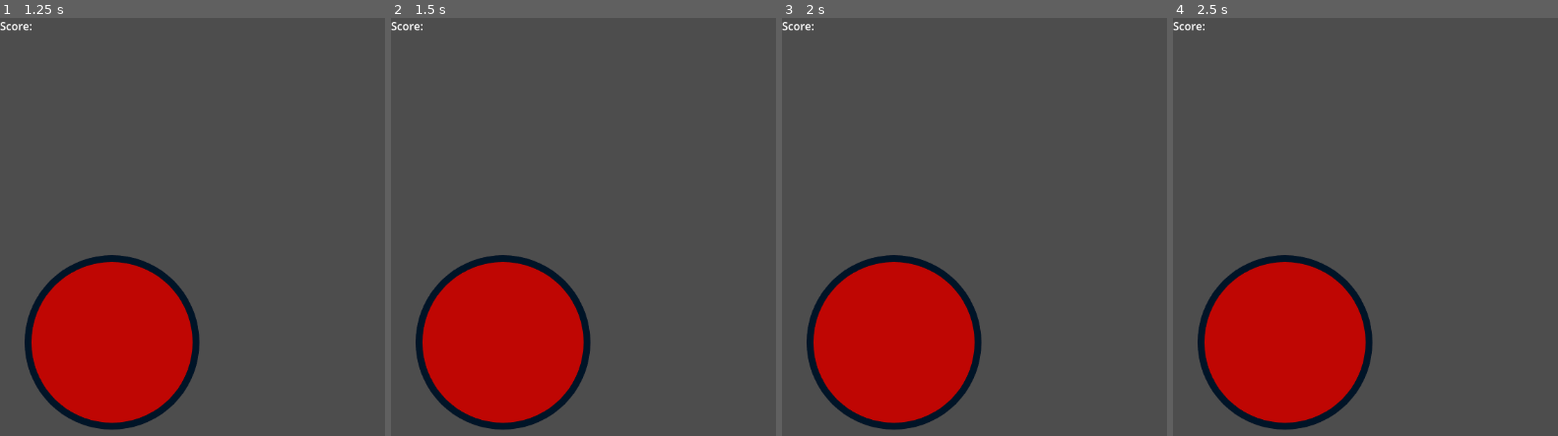
Above: before the commit, frames 1-4 (left to right).
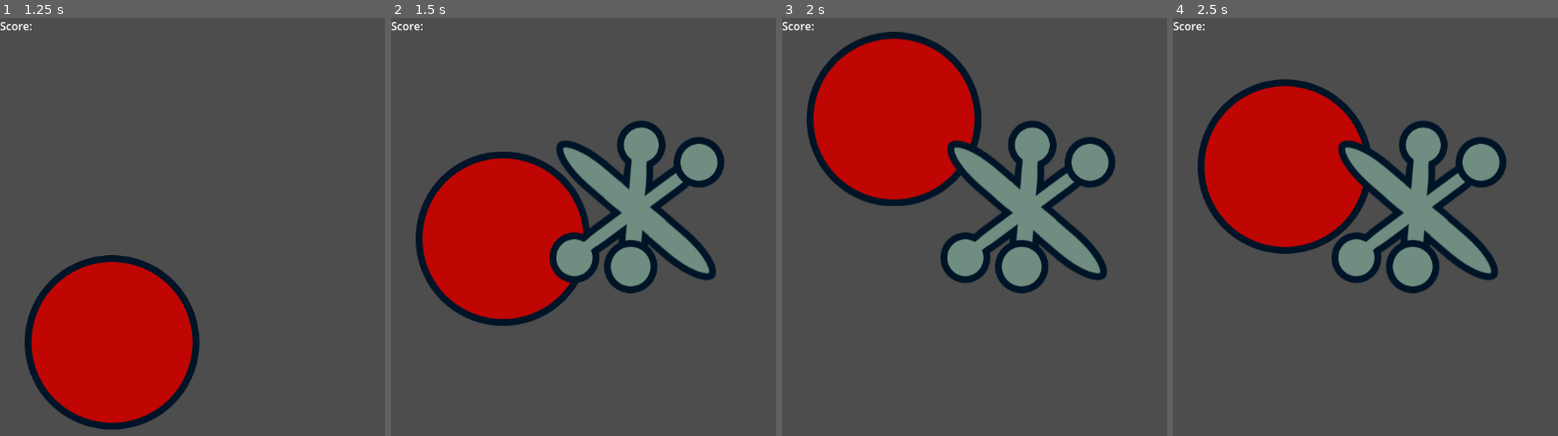
Above: after the commit, the same moments.

Repository: casellner/Idle-Jacks
Game: Godot game, scene res://game.tscn
Same seed, same stepped clock (60 frames per second), same inputs: the game is played once before the commit and once after it.
Inputs (mouse positions are in pixels of both pictures, inside the frame that each line leads up to):
- Up to frame 1 (1.25 s): click (111, 227) at 0.52 s
- Up to frame 2 (1.5 s): click (502, 344) at 1.27 s
- Up to frame 3 (2 s): no input
- Up to frame 4 (2.5 s): click (1284, 118) at 2.02 s

Frame 1 is identical in both runs. In frame 2, 32% of the frame differs, in the area x 6-87%, y 24-99%; in frame 3, 40%, in the area x 6-87%, y 3-99%; in frame 4, 40%.

Commit message:
Update ball to bounce when clicked

Diff:
--- a/Godot/ball.tscn
+++ b/Godot/ball.tscn
@@ -9,10 +9,14 @@
 [node name="Ball" type="CharacterBody2D"]
 script = ExtResource("1_wrwq6")
 
-[node name="Sprite2D" type="Sprite2D" parent="."]
-position = Vector2(0, -128)
-texture = ExtResource("1_jj2hf")
-
 [node name="CollisionShape2D" type="CollisionShape2D" parent="."]
 position = Vector2(0, -128)
 shape = SubResource("RectangleShape2D_s82iy")
+
+[node name="TextureButton" type="TextureButton" parent="."]
+offset_left = -128.0
+offset_top = -256.0
+offset_right = 128.0
+texture_normal = ExtResource("1_jj2hf")
+
+[connection signal="button_down" from="TextureButton" to="." method="_on_texture_button_button_down"]
--- a/Godot/game.tscn
+++ b/Godot/game.tscn
@@ -29,3 +29,5 @@
 offset_right = 59.0
 offset_bottom = 40.0
 text = "Score:"
+
+[connection signal="ball_clicked" from="Ball" to="." method="_on_ball_ball_clicked"]
--- a/Godot/scripts/ball.gd
+++ b/Godot/scripts/ball.gd
@@ -1,4 +1,6 @@
 extends CharacterBody2D
+
+signal ball_clicked
 
 const BOUNCE_VELOCITY = -800.0 # speed at which ball is bounced when clicked
 
@@ -18,3 +20,8 @@
 		velocity.y = BOUNCE_VELOCITY # give ball upward velocity
 
 	move_and_slide()
+
+
+func _on_texture_button_button_down() -> void:
+	emit_signal("ball_clicked")
+	print("ball")
--- a/Godot/scripts/game.gd
+++ b/Godot/scripts/game.gd
@@ -39,7 +39,22 @@
 
 
 func score_jack():
-	jack_instance = null
+	jack_instance = null # Prevents game from crashing
 	score += 1
+
+	# update text label
 	$Score.clear()
 	$Score.add_text(str(score))
+
+
+func _on_ball_ball_clicked() -> void:
+	print("ball2")
+	if $Ball.is_on_floor():
+		# delete any jacks
+		if jack_instance:
+			jack_instance.queue_free()
+			jack_instance = null
+
+		print("ball3")
+		$Ball.jump = true # tell ball to jump
+		spawn_jack() #spawn a jack
